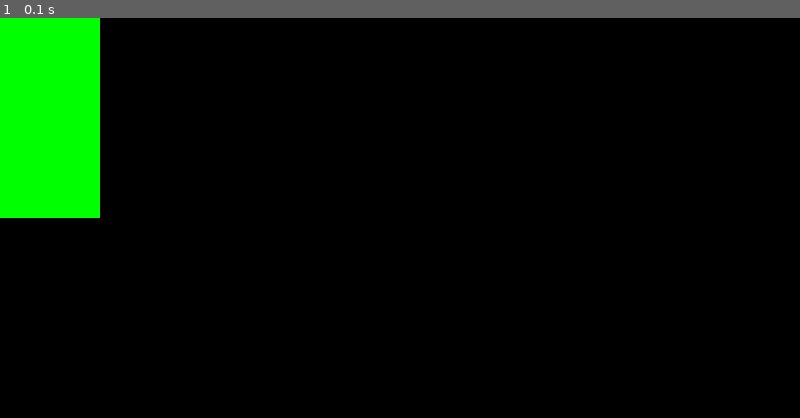
Above: before the commit, frame 1.
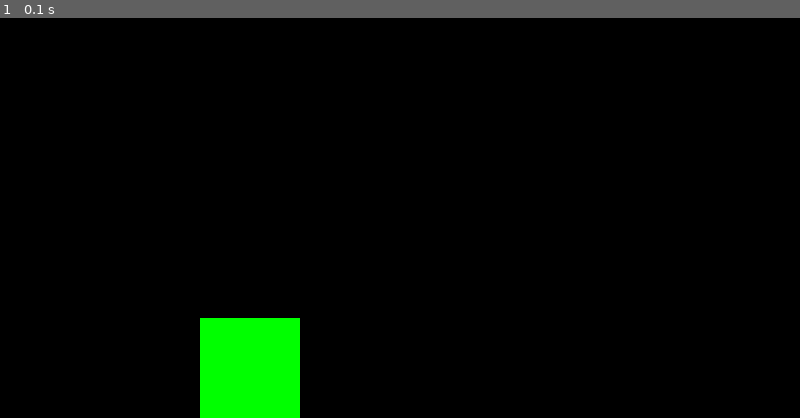
Above: after the commit, the same moment.

Repository: 61ZM07H36R3ML1N/Pygame
Game: pygame game, started from framewwork.py
Same seed, same stepped clock (60 frames per second), same inputs: the game is played once before the commit and once after it.
Inputs:
- Up to frame 1 (0.1 s): no input

The runs differ from the first frame. In frame 1, 9.4% of the frame differs, in the area x 0-38%, y 0-100%.

Commit message:
screwing with screen blit

Diff:
--- a/framewwork.py
+++ b/framewwork.py
@@ -15,7 +15,7 @@
             pygame.quit()
             exit()
 
-    screen.blit(test_surface, (0, 0))
+    screen.blit(test_surface, (200, 300))
 
     pygame.display.update()
     clock.tick(60)
